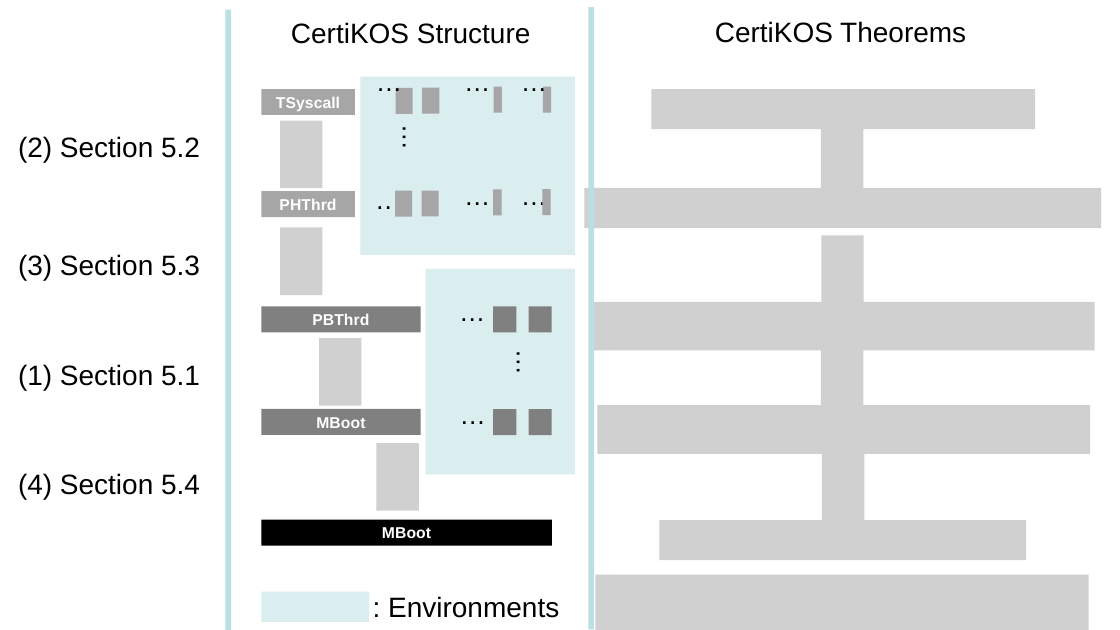
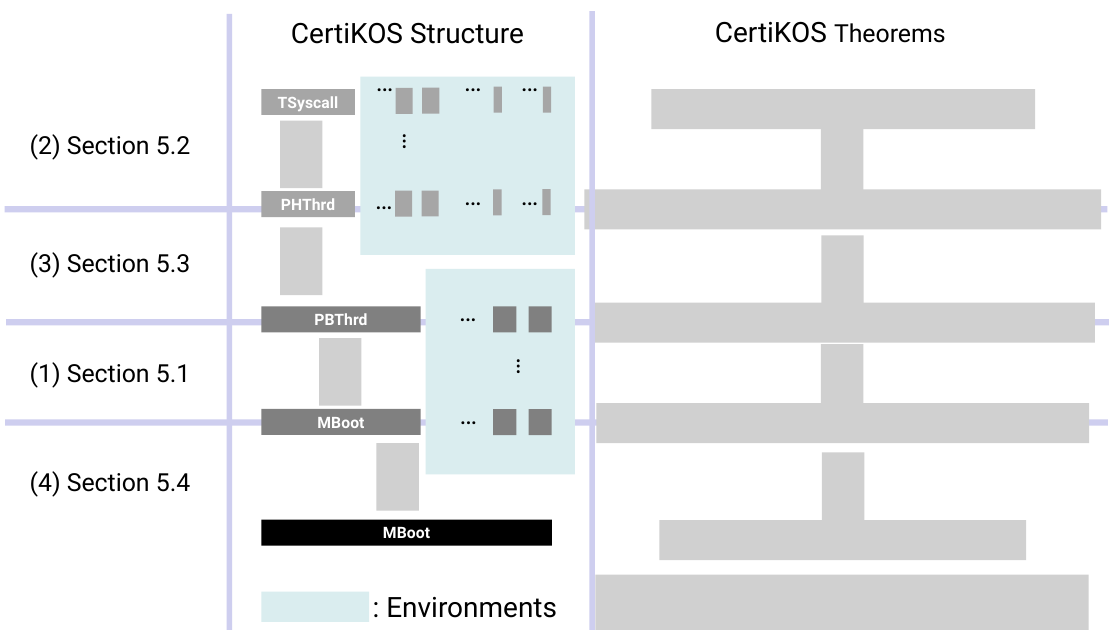
Before and after one commit to jieungkim/phd_thesis, a slide deck: slide 1 of figs/certikos/concurrent_linking.pptx. Drawn at 1120x630 pixels with LibreOffice and Linux fonts; fonts in the diff are those of the drawing; grey boxes stand for pictures. Boxes give left, top, right and bottom in pixels: in the first picture for what was removed or moved away, otherwise in the second. Text is boxed around its words. In the diff, an @@ line names an element or a change of style, - is before the commit and + after.

```diff
--- a/figs/certikos/concurrent_linking.pptx
+++ b/figs/certikos/concurrent_linking.pptx
@@ rectangle at bbox=[226, 13, 232, 630]: fill #BBE0E3 to #CECEEF @@
@@ rectangle at bbox=[589, 11, 595, 630]: fill #BBE0E3 to #CECEEF @@
@@ rectangle: place and size @@
-rectangle at bbox=[588, 7, 594, 629]
+rectangle at bbox=[589, 11, 595, 630]
@@ text "CertiKOS Theorems" at bbox=[715, 21, 946, 43]: size 18 to 16 pt in "Theorems"; font Arial to Roboto @@
@@ text "(2) Section 5.2": place and size @@
-text "(2) Section 5.2" at bbox=[18, 136, 200, 162]
+text "(2) Section 5.2" at bbox=[30, 134, 190, 160]
@@ rectangle added at bbox=[5, 207, 1108, 213], fill #CECEEF @@
@@ text "(3) Section 5.3": place and size @@
-text "(3) Section 5.3" at bbox=[18, 254, 200, 280]
+text "(3) Section 5.3" at bbox=[30, 252, 190, 278]
@@ font Arial to Roboto in 17 elements at bbox=[261, 307, 420, 333], bbox=[261, 409, 420, 435], bbox=[261, 520, 551, 545], bbox=[261, 90, 354, 115], bbox=[261, 192, 354, 217], bbox=[291, 22, 524, 44], bbox=[386, 597, 557, 618], bbox=[364, 177, 388, 221], bbox=[373, 138, 417, 161], bbox=[454, 174, 477, 217], bbox=[510, 174, 533, 217], bbox=[487, 364, 531, 388], bbox=[449, 393, 473, 437], bbox=[365, 59, 389, 103], bbox=[454, 59, 477, 103], bbox=[510, 59, 533, 103], bbox=[448, 289, 472, 333] @@
@@ rectangle added at bbox=[6, 319, 1109, 325], fill #CECEEF @@
@@ picture: place and size @@
-picture at bbox=[591, 302, 1095, 352]
+picture at bbox=[591, 302, 1095, 343]
@@ text "(1) Section 5.1": place and size @@
-text "(1) Section 5.1" at bbox=[18, 364, 200, 391]
+text "(1) Section 5.1" at bbox=[30, 362, 190, 388]
@@ rectangle added at bbox=[5, 419, 1108, 426], fill #CECEEF @@
@@ picture: place and size @@
-picture at bbox=[597, 405, 1090, 455]
+picture at bbox=[597, 403, 1090, 444]
@@ size 18 to 16 pt, font Arial to Roboto in 4 elements at bbox=[30, 362, 190, 388], bbox=[30, 252, 190, 278], bbox=[30, 134, 190, 160], bbox=[30, 471, 190, 497] @@
@@ text "(4) Section 5.4": place and size @@
-text "(4) Section 5.4" at bbox=[18, 473, 200, 499]
+text "(4) Section 5.4" at bbox=[30, 471, 190, 497]
```
Also in this commit, not shown: 1 other slide changed, 1 slide added, 8 slides removed, 16 other files.
